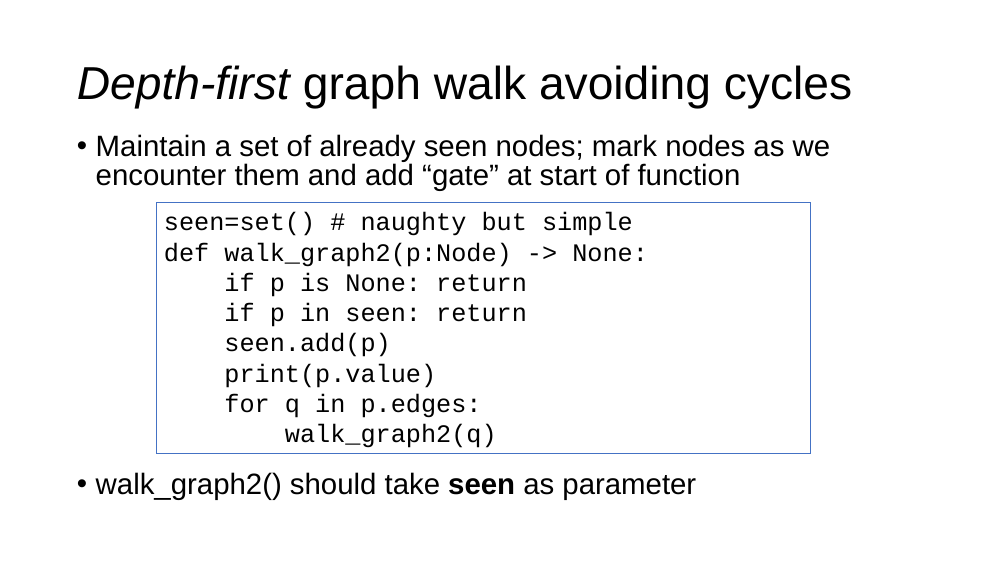
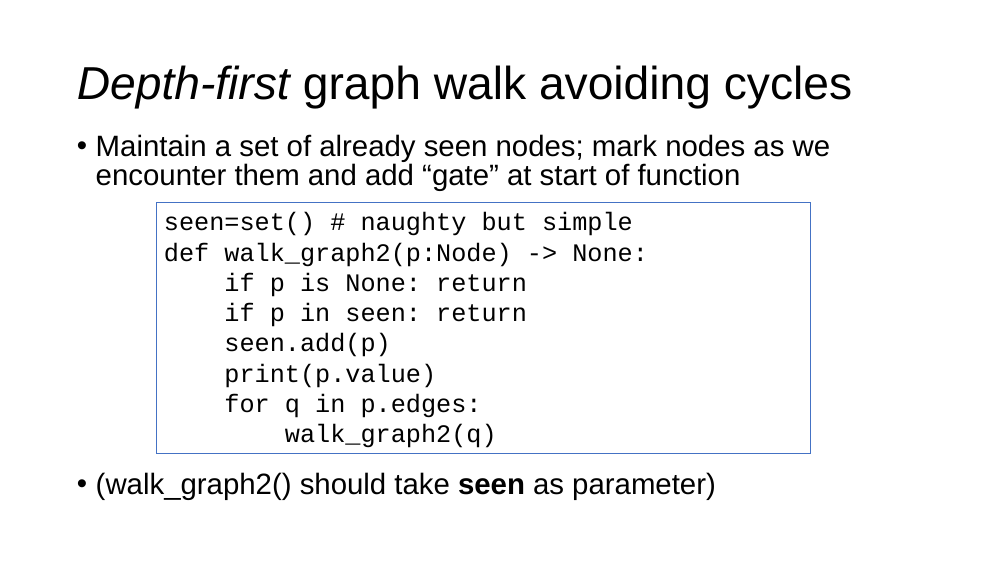
Before and after one commit to parrt/msds689, a slide deck: slide 12 of notes/walking-structures.pptx (slide 14 before the commit). Drawn at 1008x567 pixels with LibreOffice and Linux fonts; fonts in the diff are those of the drawing; background and template pictures are left out. Boxes give left, top, right and bottom in pixels: in the first picture for what was removed or moved away, otherwise in the second. Text is boxed around its words. In the diff, an @@ line names an element or a change of style, - is before the commit and + after.

```diff
--- a/notes/walking-structures.pptx
+++ b/notes/walking-structures.pptx
@@ text at [96,472,716,500]: text changed @@
-• walk_graph2() should take seen as parameter
+• (walk_graph2() should take seen as parameter)
```
Also in this commit, not shown: 4 other slides changed, 2 slides removed, 4 other files.
